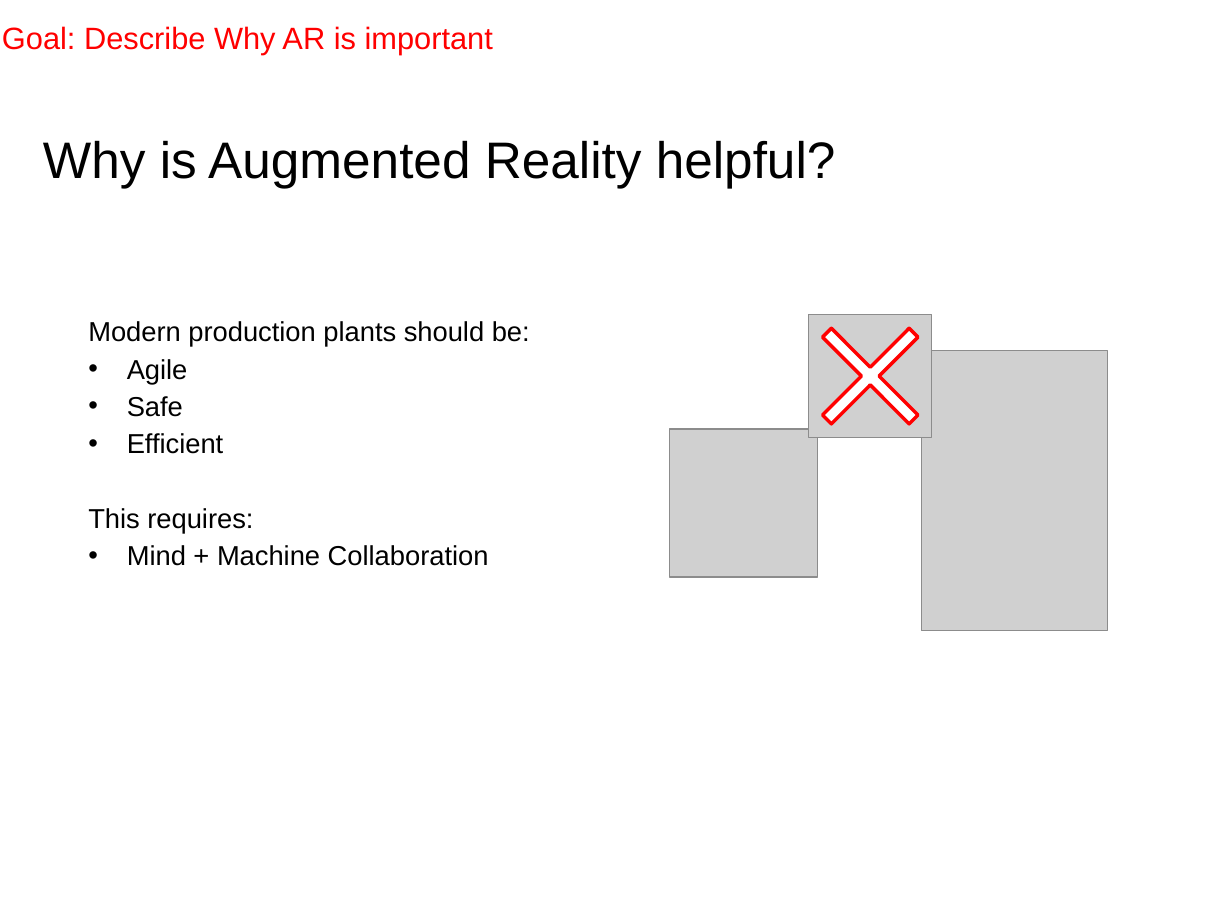
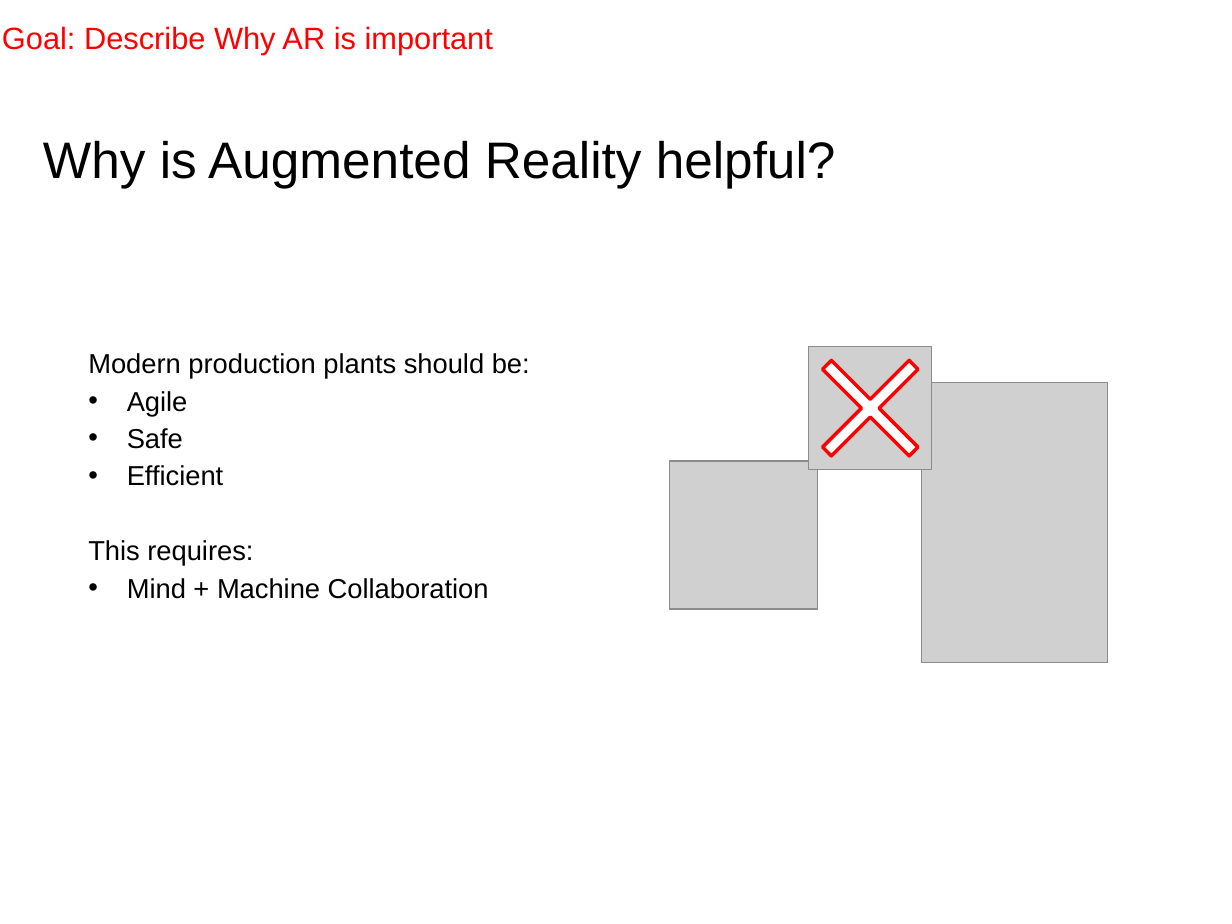
Before and after one commit to EricVoll/PARRHI, a slide deck: slide 4 of 05_Presentation/PARRHIPresentationv2.pptx. Drawn at 1232x924 pixels with LibreOffice and Linux fonts; fonts in the diff are those of the drawing; grey boxes stand for pictures; background and template pictures are left out. Boxes give left, top, right and bottom in pixels: in the first picture for what was removed or moved away, otherwise in the second. Text is boxed around its words. In the diff, an @@ line names an element or a change of style, - is before the commit and + after.

```diff
--- a/05_Presentation/PARRHIPresentationv2.pptx
+++ b/05_Presentation/PARRHIPresentationv2.pptx
@@ 3 pictures, 1 text, 1 cross: place and size @@
-3 pictures, 1 text, 1 cross at [88,293,1108,631]
+3 pictures, 1 text, 1 cross at [88,325,1108,663]
```
Also in this commit, not shown: 3 other slides changed, 12 slides added, 1 slide removed, 11 other files.
